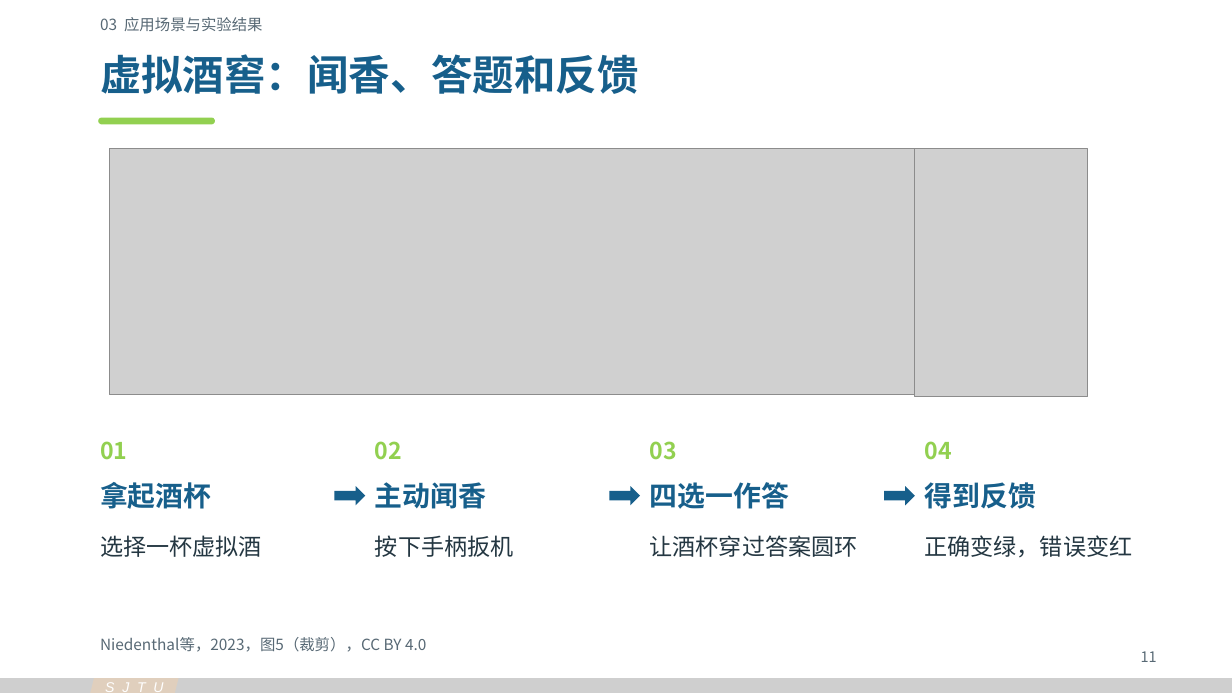
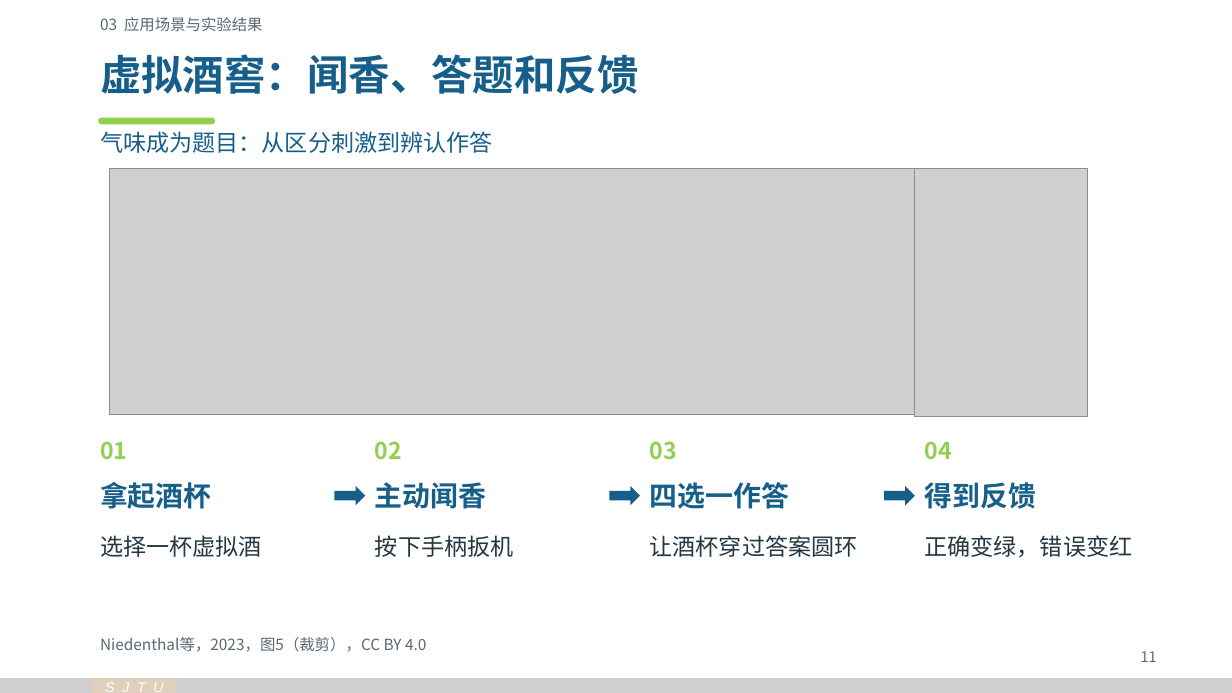
Before and after one commit to Cyh29hao/sjtu-olfaction-vr-2026, a slide deck: slide 1 of release/v3/group-03-applications.pptx. Drawn at 1232x693 pixels with LibreOffice and Linux fonts; fonts in the diff are those of the drawing; grey boxes stand for pictures. Boxes give left, top, right and bottom in pixels: in the first picture for what was removed or moved away, otherwise in the second. Text is boxed around its words. In the diff, an @@ line names an element or a change of style, - is before the commit and + after.

```diff
--- a/release/v3/group-03-applications.pptx
+++ b/release/v3/group-03-applications.pptx
@@ text added at bbox=[100, 131, 493, 153], 18 pt, text #175F8B @@
+气味成为题目：从区分刺激到辨认作答
@@ picture: place and size @@
-picture at bbox=[109, 149, 915, 396]
+picture at bbox=[109, 168, 915, 415]
@@ picture: place and size @@
-picture at bbox=[915, 149, 1088, 397]
+picture at bbox=[915, 168, 1088, 417]
```
Also in this commit, not shown: 2 other slides changed, 31 other files.
